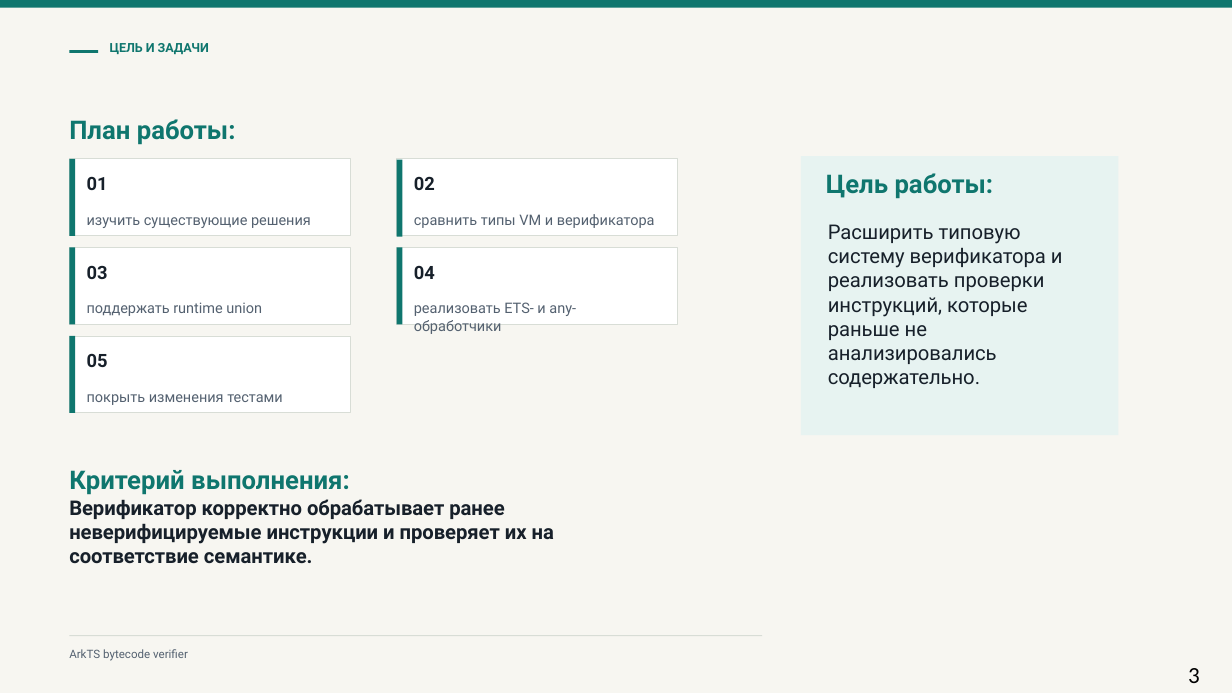
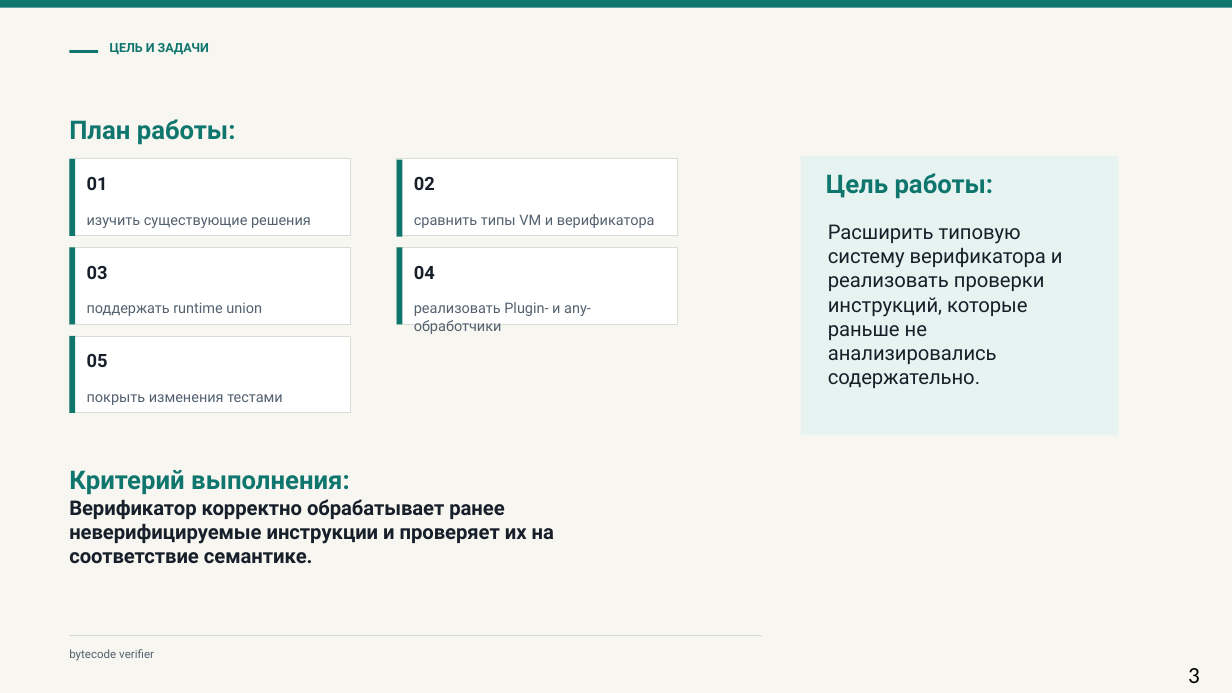
Before and after one commit to MaxGroshev/mipt-diplom, a slide deck: slide 3 of my_new_template/presentaton/arkts_verifier_defense_template.pptx. Drawn at 1232x693 pixels with LibreOffice and Linux fonts; fonts in the diff are those of the drawing. Boxes give left, top, right and bottom in pixels: in the first picture for what was removed or moved away, otherwise in the second. Text is boxed around its words. In the diff, an @@ line names an element or a change of style, - is before the commit and + after.

```diff
--- a/my_new_template/presentaton/arkts_verifier_defense_template.pptx
+++ b/my_new_template/presentaton/arkts_verifier_defense_template.pptx
@@ text at bbox=[414, 302, 591, 334]: text changed @@
-реализовать ETS- и any-обработчики
+реализовать Plugin- и any-обработчики
@@ text at bbox=[69, 649, 154, 661]: text changed @@
-ArkTS bytecode verifier
+bytecode verifier
```
Also in this commit, not shown: 7 other slides changed, 12 other files.
